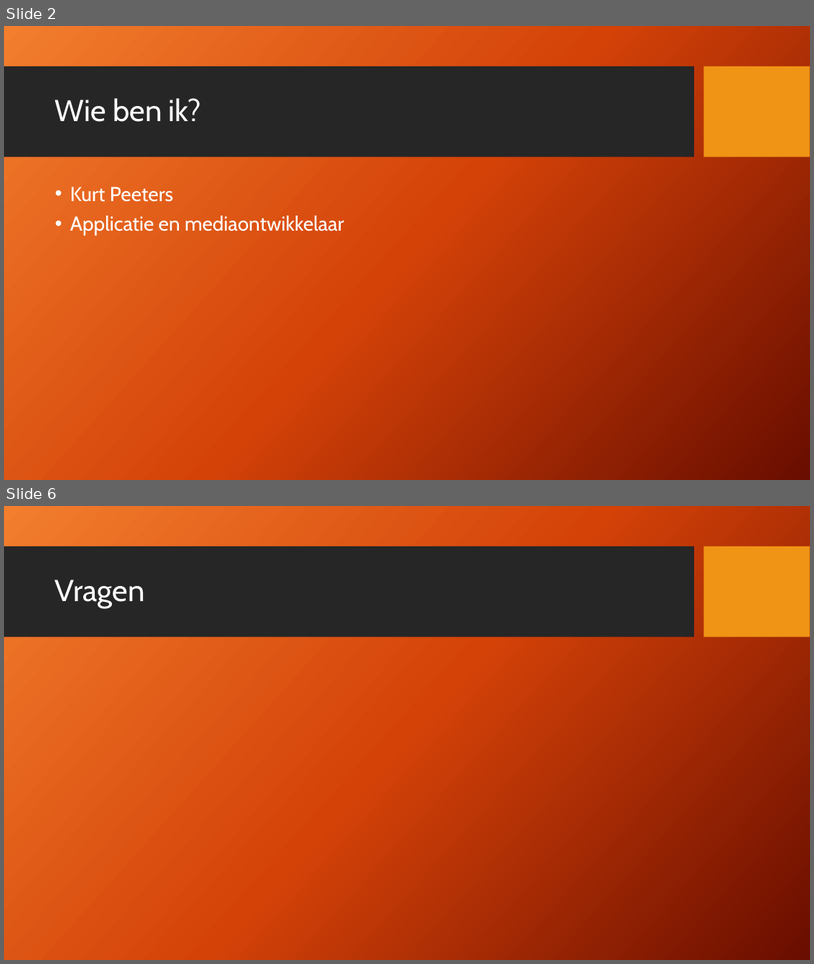
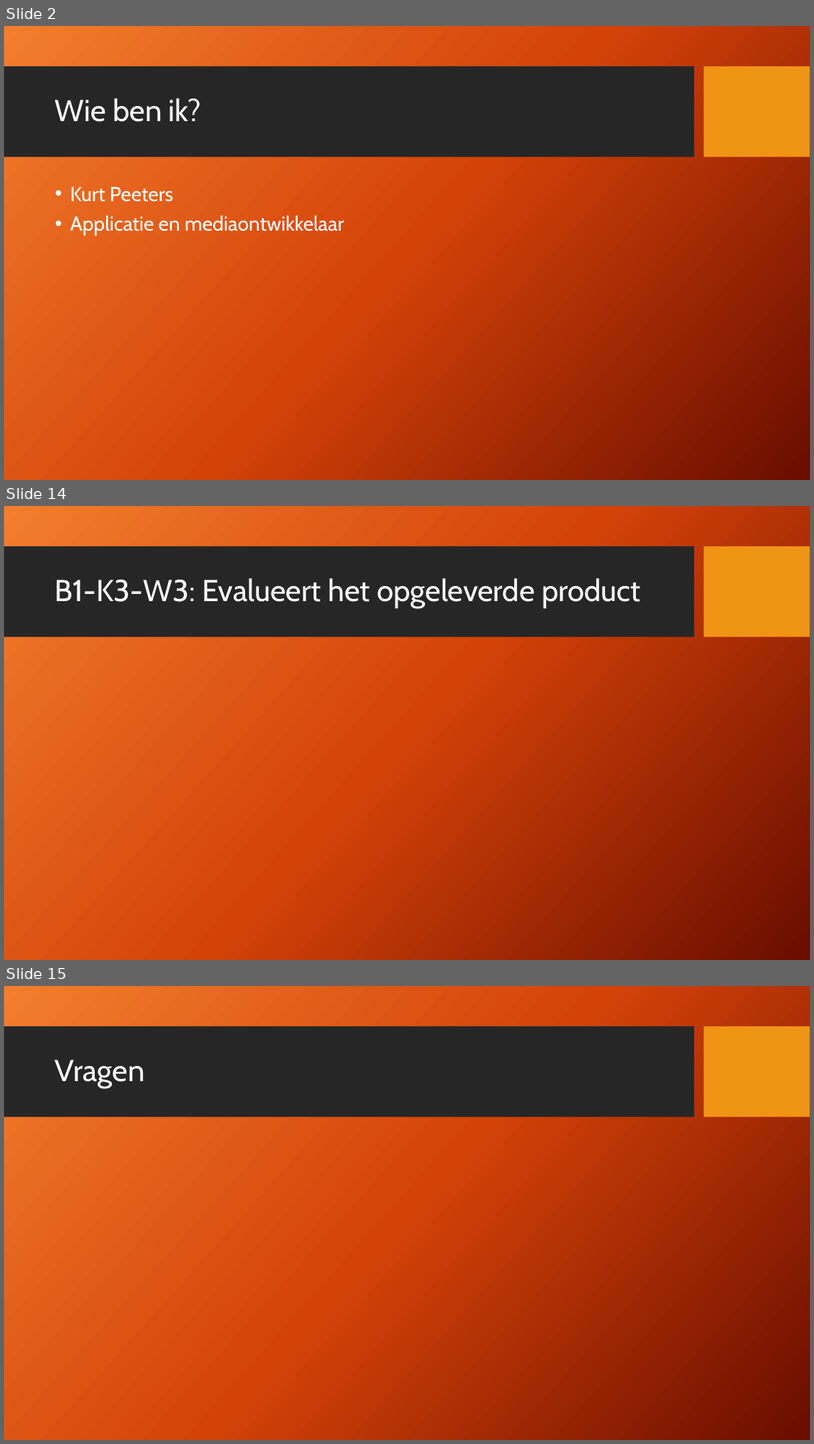
Before and after one commit to Kurtsuside1/Plotter-Data, a slide deck: PVB opdracht.pptx. Shown one above the other, each under a label of ours: slides 2 and 6 before the commit, slides 2, 14 and 15 after it; the slides between them are not shown. The pictures are 814x964 and 814x1444 pixels, drawn with LibreOffice and Linux fonts; fonts in the diff are those of the drawing; background and template pictures are left out. Boxes give left, top, right and bottom in pixels: in the first picture for what was removed or moved away, otherwise in the second. Text is boxed around its words. In the diff, an @@ line names an element or a change of style, - is before the commit and + after.

```diff
--- a/PVB opdracht.pptx
+++ b/PVB opdracht.pptx
@@ slide 14 added at (x1=4, y1=506, x2=810, y2=960), background picture (left out); not listed: 2 template elements that a slide beside it also shows @@
@@ title added at (x1=55, y1=578, x2=641, y2=608), 36 pt, text #FFFFFF @@
+B1-K3-W3: Evalueert het opgeleverde product
@@ what was slide 6 is now slide 15 @@
```
Also in this commit, not shown: 3 slides changed, 8 other slides added, 2 other files.
